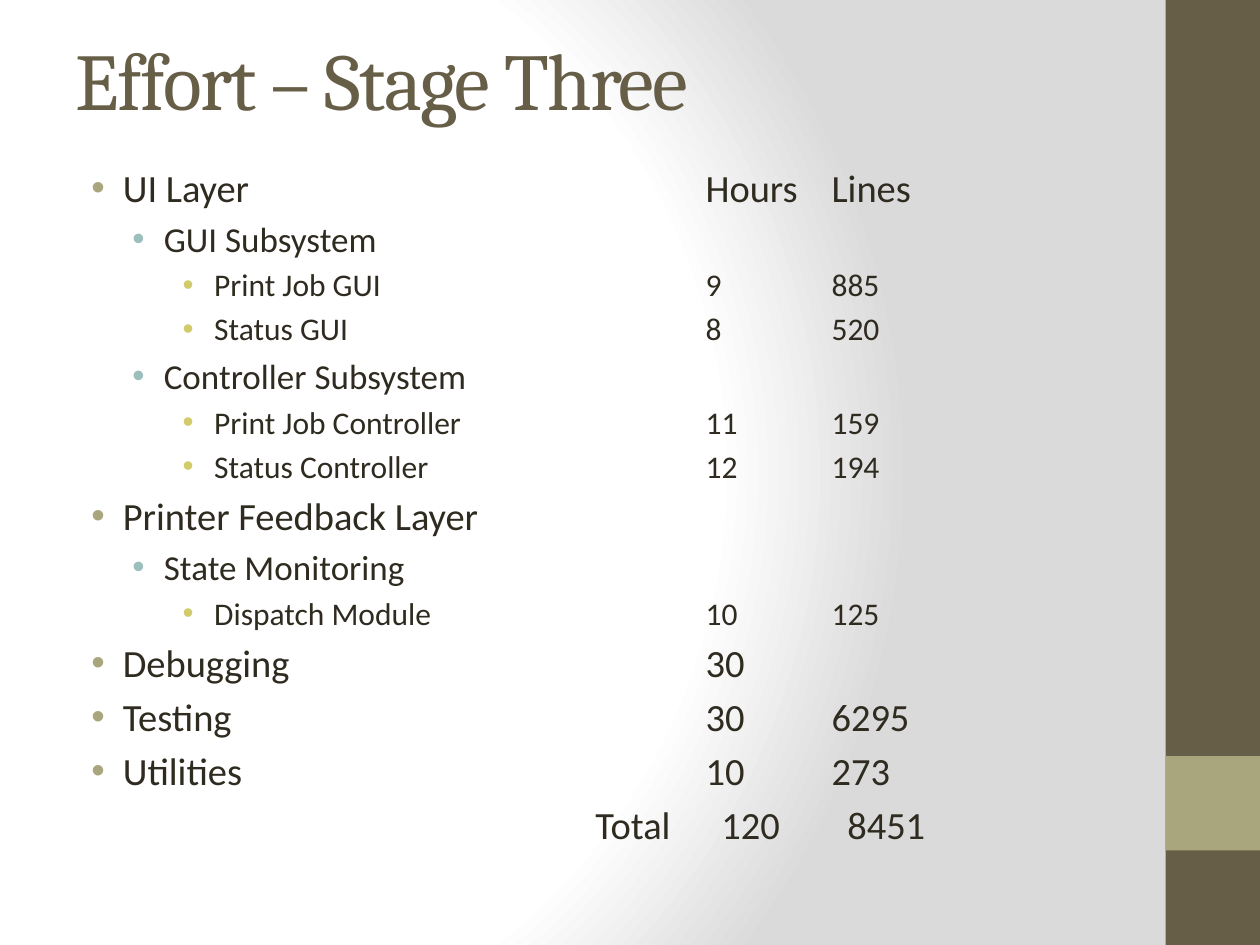
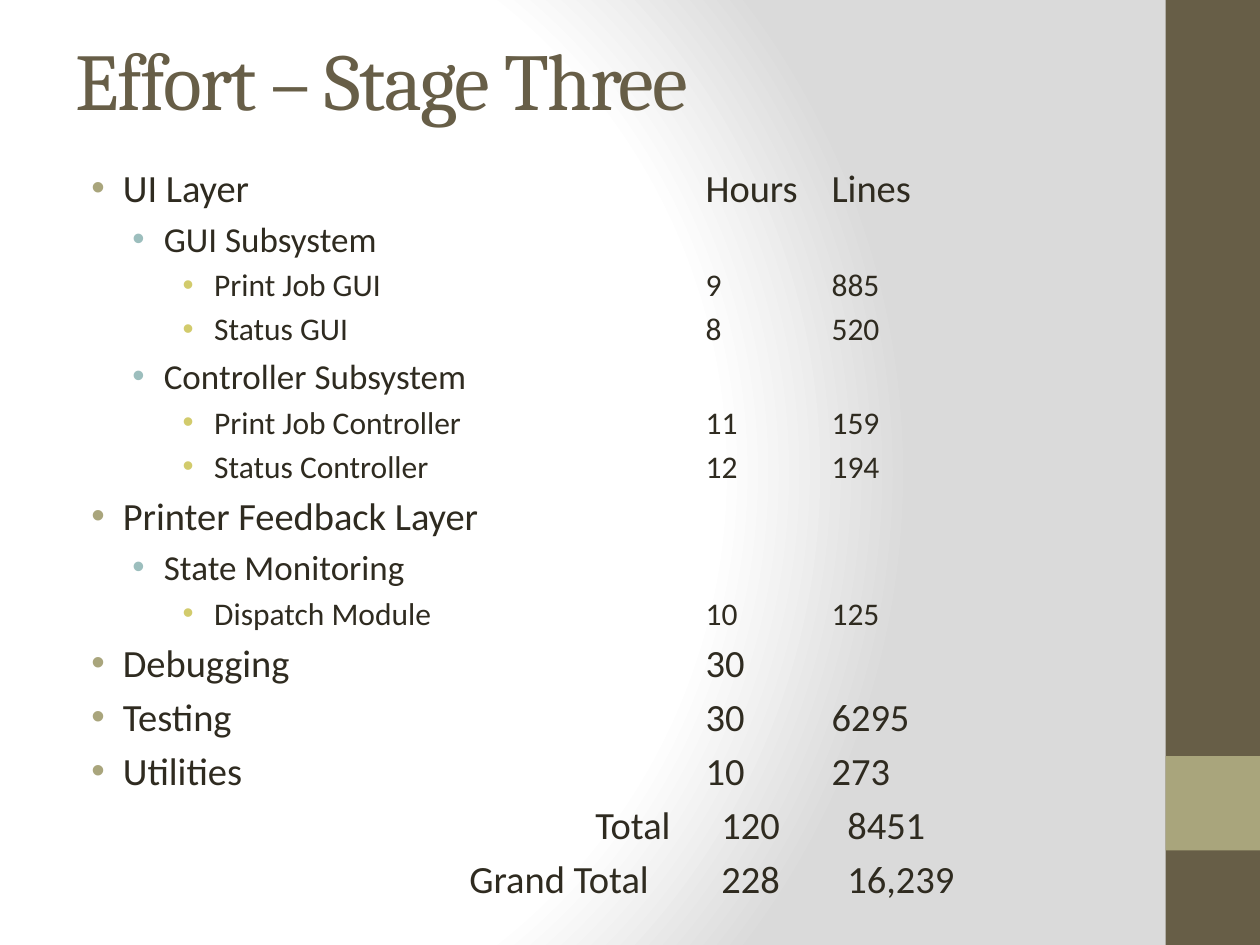
Before and after one commit to qpHalcy0n/SRDesign, a slide deck: slide 34 of Final Presentation/Ink3d Final Presentation.pptx. Drawn at 1260x945 pixels with LibreOffice and Linux fonts; fonts in the diff are those of the drawing. Boxes give left, top, right and bottom in pixels: in the first picture for what was removed or moved away, otherwise in the second. Text is boxed around its words. In the diff, an @@ line names an element or a change of style, - is before the commit and + after.

Commit message:
Updated Pres

```diff
--- a/Final Presentation/Ink3d Final Presentation.pptx
+++ b/Final Presentation/Ink3d Final Presentation.pptx
@@ text at [469, 866, 954, 898]: paragraph added @@
+Grand Total 228 16,239
```
